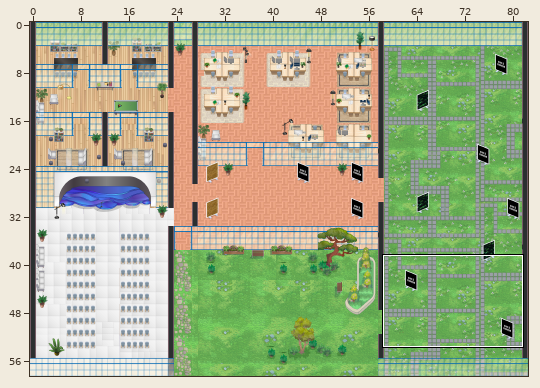
A Tiled map (JSON) gets an edit: map.tmj. Above, an overview of the earlier version with the close-up marked.
Close-up. As it was:
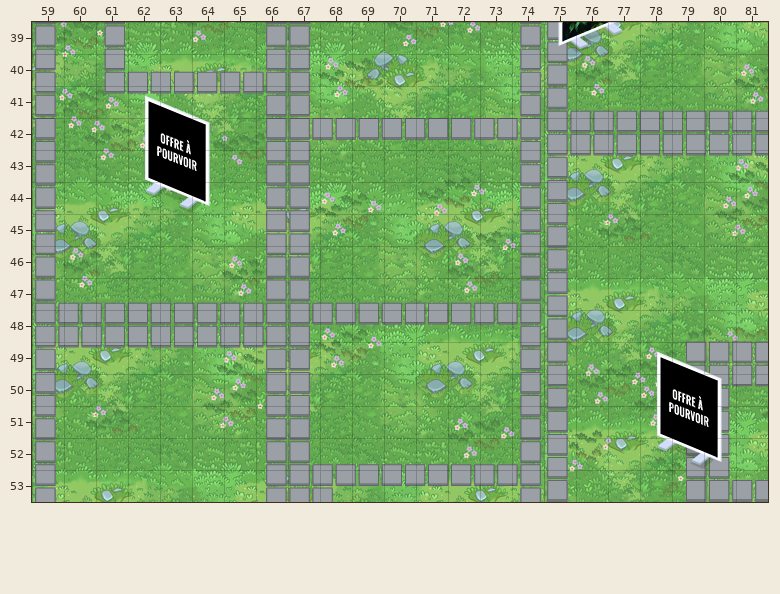
Cells are 32x32 px. Shown: x 59..81, y 39..53. The commit also changed other parts of the map, which this record leaves out.
Once edited:
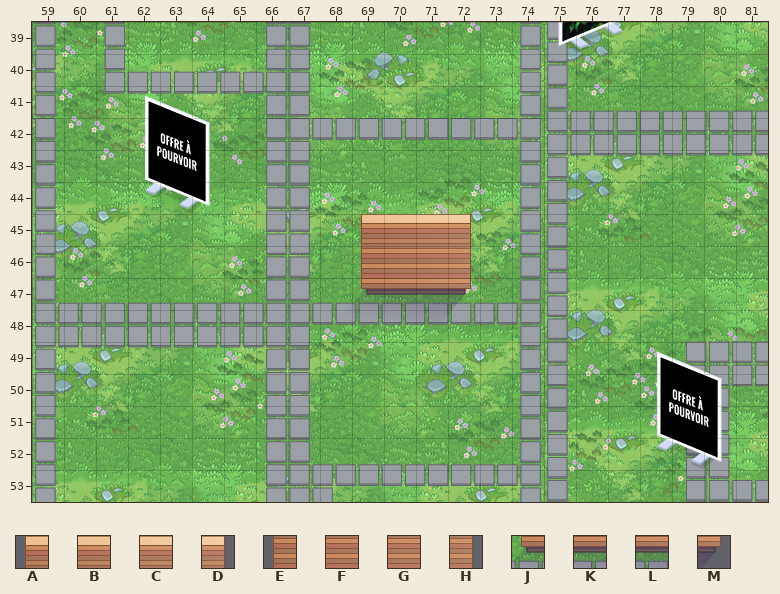
Key: from "Chunk 10": A 112, B 113, C 114, D 115, E 118, F 119, G 120, H 121, J 124, K 125, L 126, M 127.
_ is an empty cell.
See-through tiles are keyed as they look on the map.
Diff:
Layer "furniture/furniture2":
There is now tile A in row 45 at x 69.
There is now tile B in row 45 at x 70.
There is now tile C in row 45 at x 71.
There is now tile D in row 45 at x 72.
There is now tile E in row 46 at x 69.
There is now tile F in row 46 at x 70.
There is now tile G in row 46 at x 71.
There is now tile H in row 46 at x 72.
There is now tile J in row 47 at x 69.
There is now tile K in row 47 at x 70.
There is now tile L in row 47 at x 71.
There is now tile M in row 47 at x 72.
